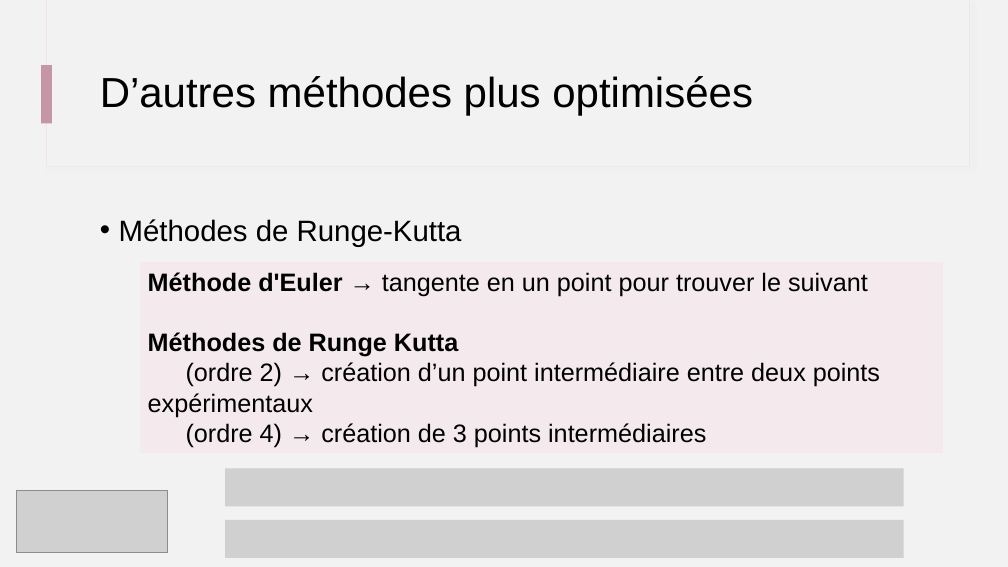
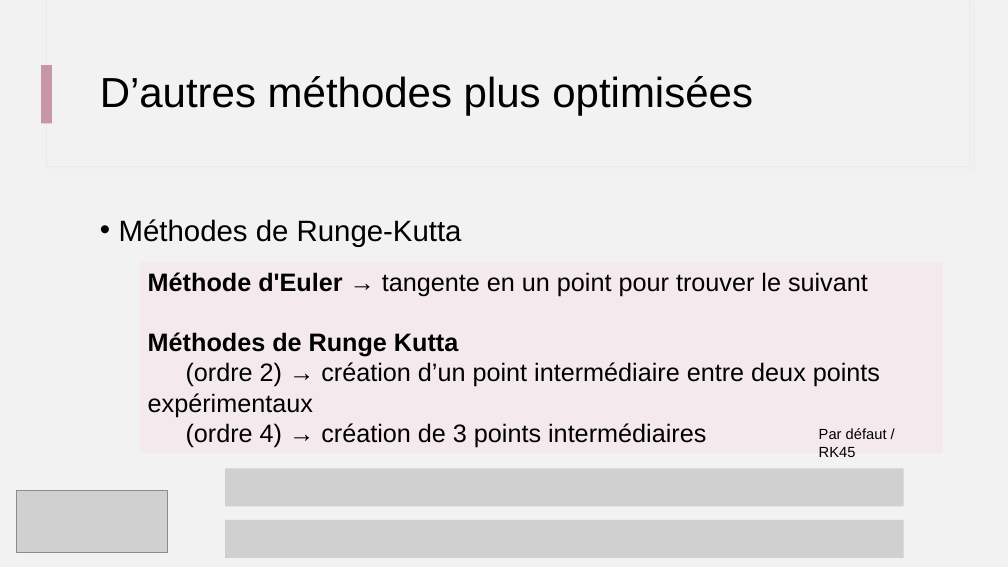
Before and after one commit to IOGS-Digital-Methods/semester-5, a slide deck: slide 23 of ONIP/onip_b1_methodes_numeriques/seance2_equation_diff/B1_s3_1_Approche_Euler.pptx. Drawn at 1008x567 pixels with LibreOffice and Linux fonts; fonts in the diff are those of the drawing; grey boxes stand for pictures. Boxes give left, top, right and bottom in pixels: in the first picture for what was removed or moved away, otherwise in the second. Text is boxed around its words. In the diff, an @@ line names an element or a change of style, - is before the commit and + after.

```diff
--- a/ONIP/onip_b1_methodes_numeriques/seance2_equation_diff/B1_s3_1_Approche_Euler.pptx
+++ b/ONIP/onip_b1_methodes_numeriques/seance2_equation_diff/B1_s3_1_Approche_Euler.pptx
@@ text added at box(819, 428, 887, 457), 14 pt, text #000000 @@
+Par défaut / RK45
```
Also in this commit, not shown: 1 other slide changed, 5 other files.
